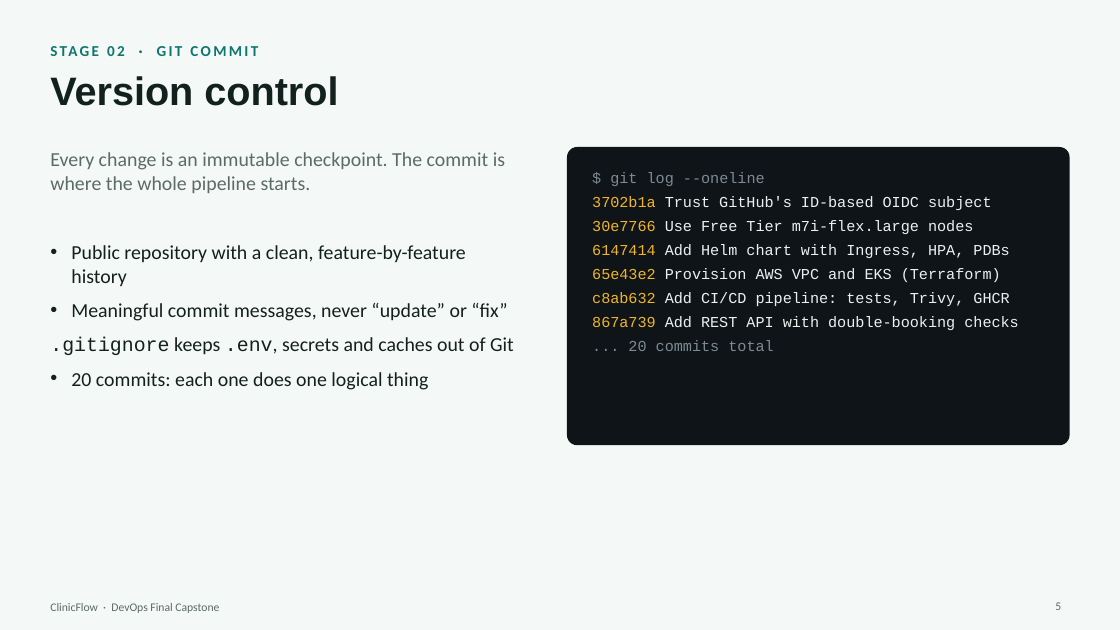
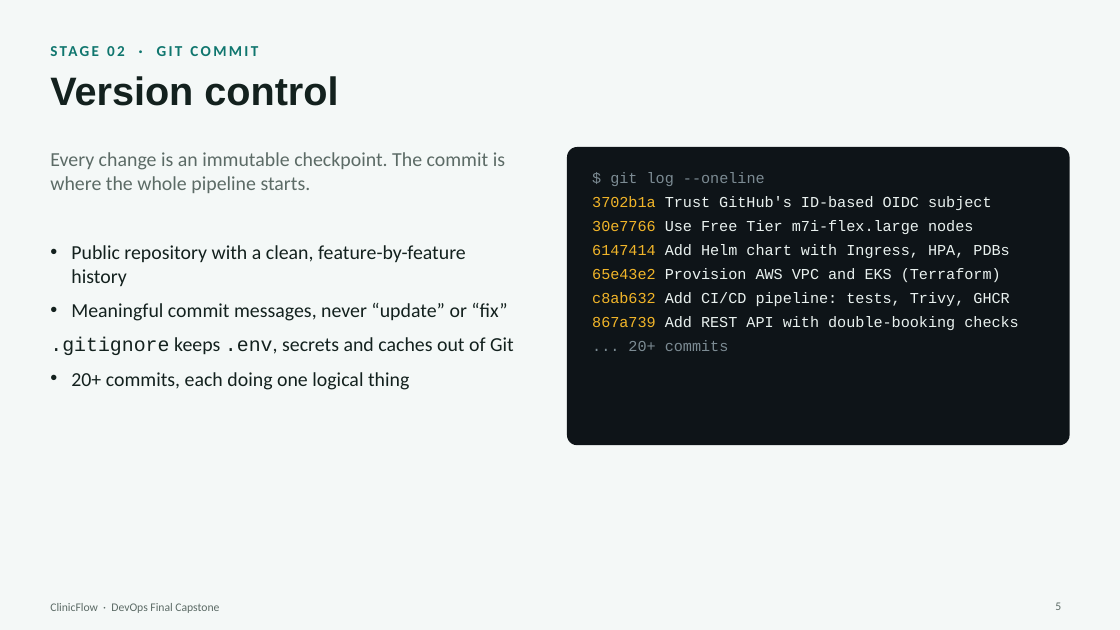
Before and after one commit to arju-prog/clinicflow, a slide deck: slide 5 of ClinicFlow-Presentation.pptx. Drawn at 1120x630 pixels with LibreOffice and Linux fonts; fonts in the diff are those of the drawing. Boxes give left, top, right and bottom in pixels: in the first picture for what was removed or moved away, otherwise in the second. Text is boxed around its words. In the diff, an @@ line names an element or a change of style, - is before the commit and + after.

```diff
--- a/ClinicFlow-Presentation.pptx
+++ b/ClinicFlow-Presentation.pptx
@@ text at <box>628,340,729,351</box>: text changed @@
-... 20 commits total
+... 20+ commits
@@ text at <box>71,372,409,390</box>: text changed @@
-• 20 commits: each one does one logical thing
+• 20+ commits, each doing one logical thing
```
Also in this commit, not shown: 2 other files.
